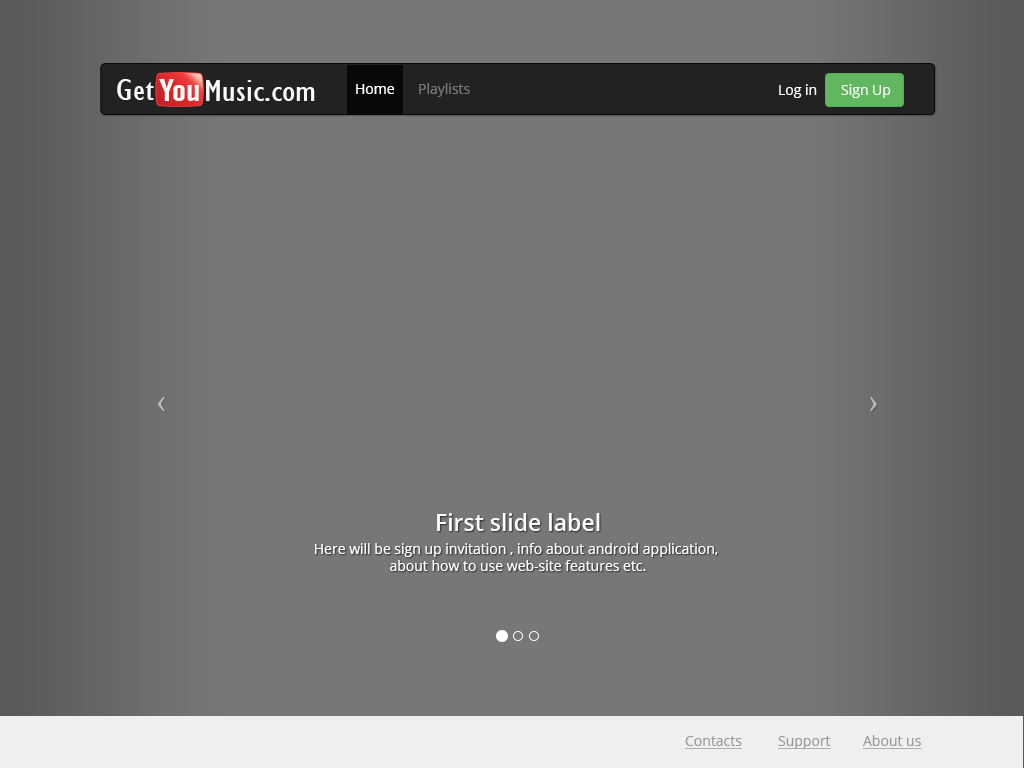
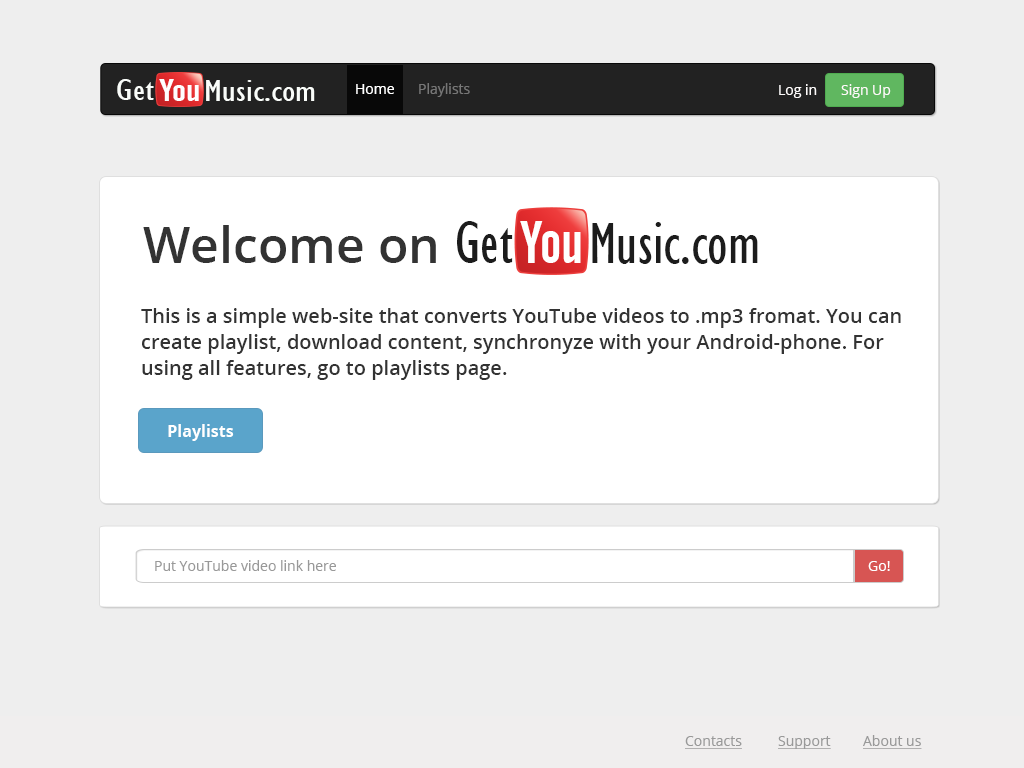
Comparing the layer stacks of the two (1024, 768) images. Changes:
hid group "Carousel" (10 layers) over [0, 0, 1024, 768]
showed group "Jumbotron" (15 layers) over [100, 177, 938, 503]
showed group "Input-goup" (5 layers) over [100, 526, 938, 607]
